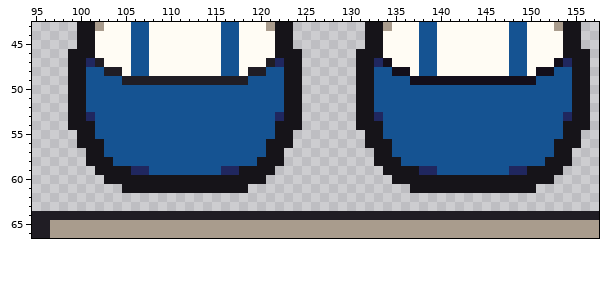
Two versions of one pixel-art file, godot/res/characters/characters.aseprite. That is the earlier state.
960x480 pixels, 1 frame. Colours within 5 levels of each other are drawn and written as one. Shown: x 95..157, y 43..66.
New version:
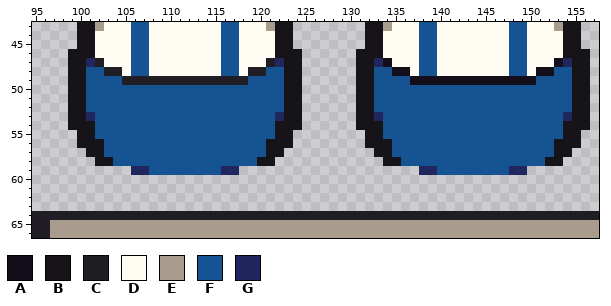
Palette (. is transparent): A #130e1a  B #161419  C #201d24  D #fffcf4  E #a99c8d  F #155392  G #20275f
The exact change:
--- layer "Outlines"
@@ x 95..157 @@
 57 ......BBFFFFFFFFFFFFFFFFFFBB..........BBFFFFFFFFFFFFFFFFFFBB...
-58 ......BBBFFFFFFFFFFFFFFFFBBB..........BBBFFFFFFFFFFFFFFFFBBB...
-59 .......BBBBGGFFFFFFFFGGBBBB............BBBBGGFFFFFFFFGGBBBB....
-60 ........BBBBBBBBBBBBBBBBBB..............BBBBBBBBBBBBBBBBBB.....
-61 ..........BBBBBBBBBBBBBB..................BBBBBBBBBBBBBB.......
+58 .......BBFFFFFFFFFFFFFFFFBB............BBFFFFFFFFFFFFFFFFBB....
+59 ...........GGFFFFFFFFGG....................GGFFFFFFFFGG........
+60 ...............................................................
+61 ...............................................................
 62 ...............................................................
Pixel boxes of the changes (left, top, right, bottom) in both pictures:
erased: (86, 157, 284, 193)
erased: (374, 157, 572, 193)
